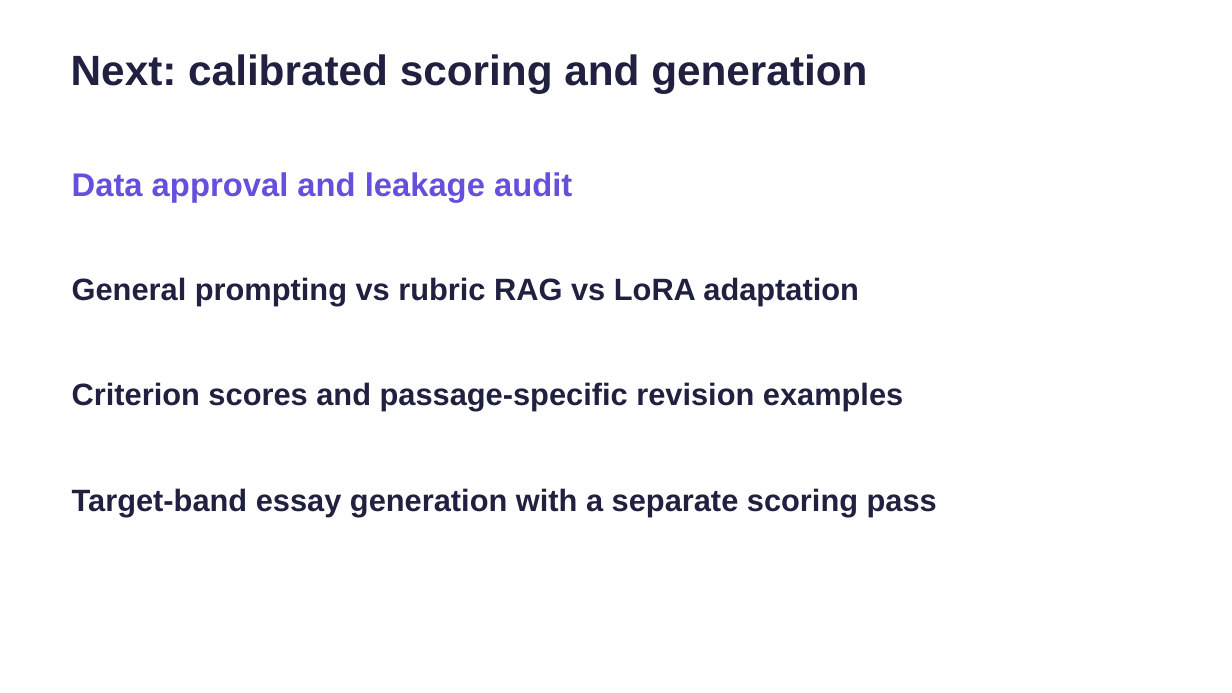
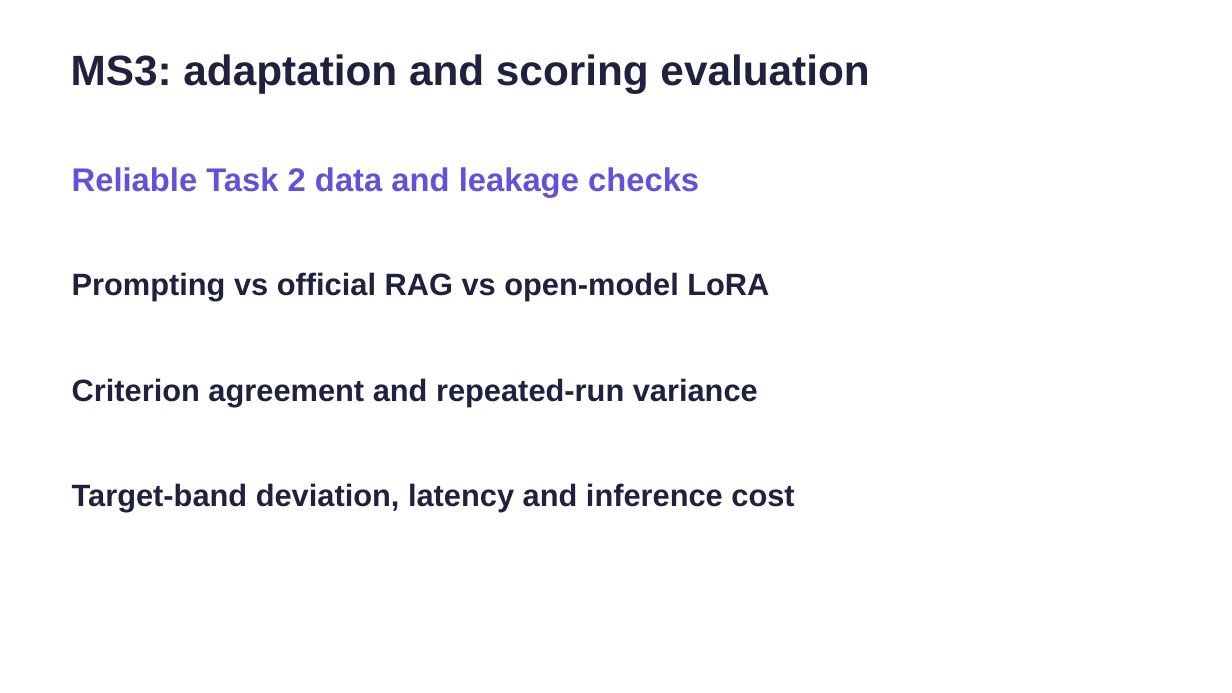
Before and after one commit to dwcqwcqw/stepwise, a slide deck: slide 8 of docs/slides/Stepwise_MS2_Presentation_Final.pptx. Drawn at 1232x693 pixels with LibreOffice and Linux fonts; fonts in the diff are those of the drawing. Boxes give left, top, right and bottom in pixels: in the first picture for what was removed or moved away, otherwise in the second. Text is boxed around its words. In the diff, an @@ line names an element or a change of style, - is before the commit and + after.

Commit message:
Record verified Gemini scoring, complete official RAG, live app evidence and MS2 report

```diff
--- a/docs/slides/Stepwise_MS2_Presentation_Final.pptx
+++ b/docs/slides/Stepwise_MS2_Presentation_Final.pptx
@@ text at (71,54,869,93): text changed @@
-Next: calibrated scoring and generation
+MS3: adaptation and scoring evaluation
@@ text at (72,167,699,198): text changed @@
-Data approval and leakage audit
+Reliable Task 2 data and leakage checks
@@ text at (72,272,769,300): text changed @@
-General prompting vs rubric RAG vs LoRA adaptation
+Prompting vs official RAG vs open-model LoRA
@@ text at (72,378,758,406): text changed @@
-Criterion scores and passage-specific revision examples
+Criterion agreement and repeated-run variance
@@ text at (72,483,794,512): text changed @@
-Target-band essay generation with a separate scoring pass
+Target-band deviation, latency and inference cost
```
Also in this commit, not shown: 3 other slides changed, 3 slides added, 3 slides removed, 38 other files.
